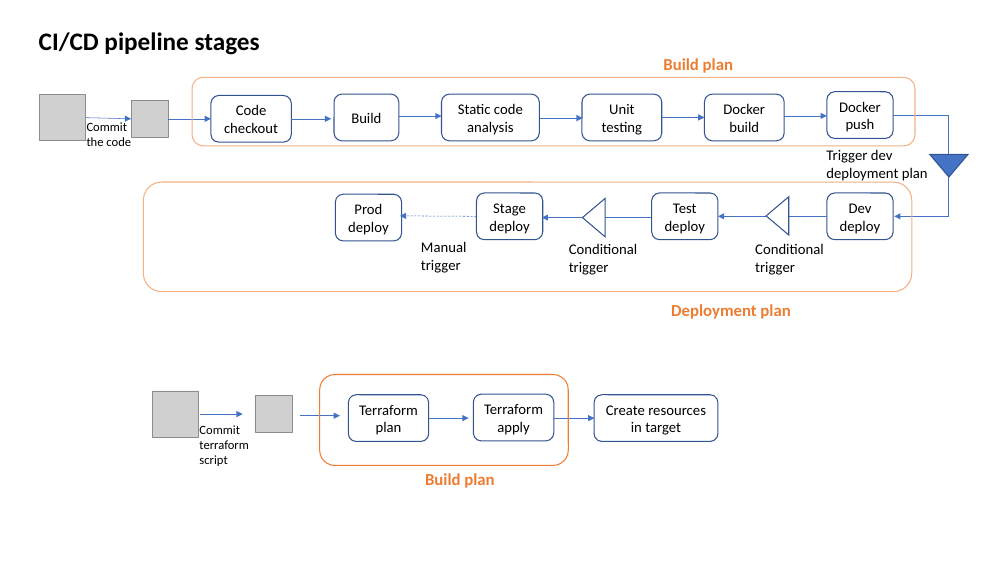
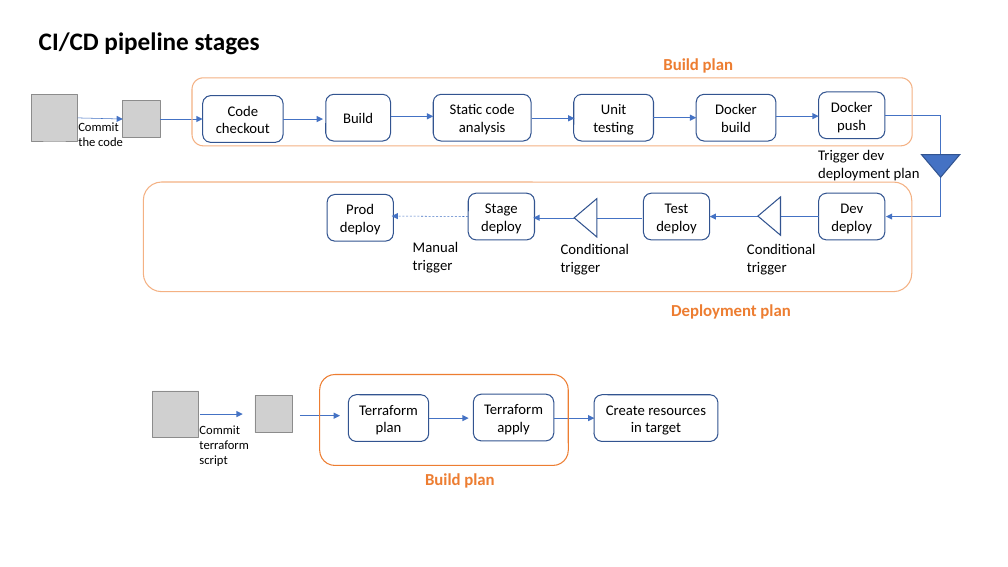
Before and after one commit to Rajeswari-31/assignemnt, a slide deck: slide 7 of assignment1.pptx. Drawn at 1008x567 pixels with LibreOffice and Linux fonts; fonts in the diff are those of the drawing; grey boxes stand for pictures. Boxes give left, top, right and bottom in pixels: in the first picture for what was removed or moved away, otherwise in the second. Text is boxed around its words. In the diff, an @@ line names an element or a change of style, - is before the commit and + after.

```diff
--- a/assignment1.pptx
+++ b/assignment1.pptx
@@ arrow moved from (85, 118) - (131, 119) to (78, 118) - (123, 119) @@
@@ 10 rounded rectangles, 8 arrows, 5 texts, 3 triangles, 2 pictures, 1 elbow arrow moved together from (x1=39, y1=91, x2=969, y2=275) to (x1=31, y1=92, x2=960, y2=275) @@
@@ arrow moved from (651, 218) - (541, 218) to (643, 218) - (534, 218) @@
```
Also in this commit, not shown: 3 other slides changed, 10 other files.
